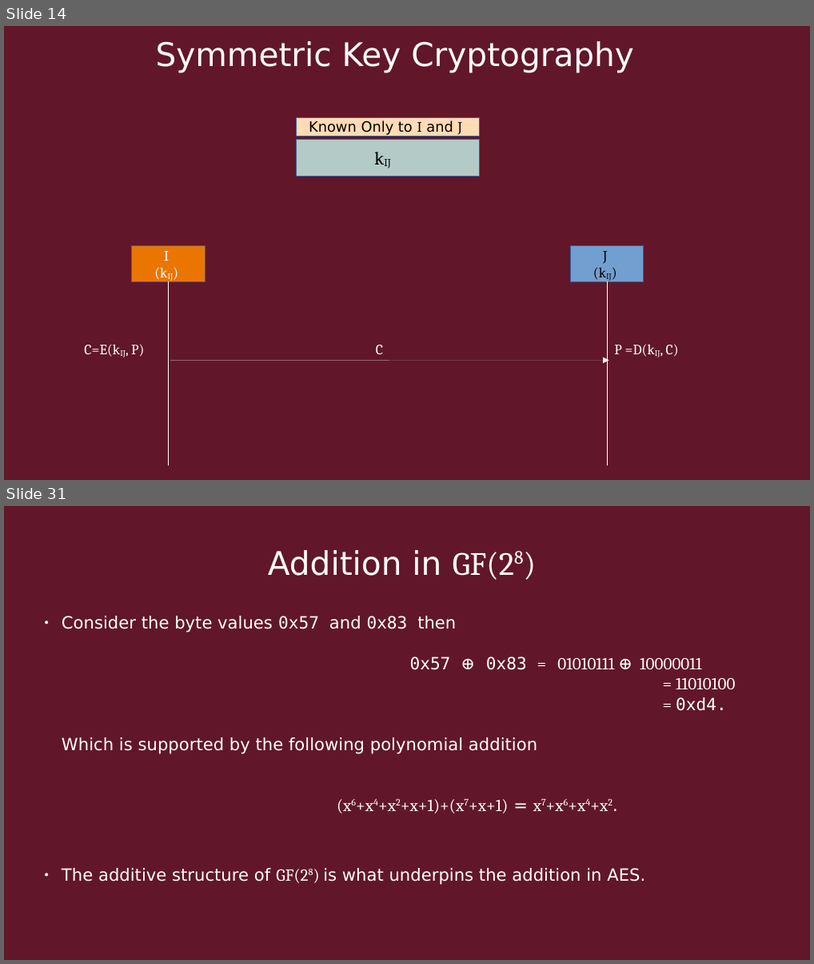
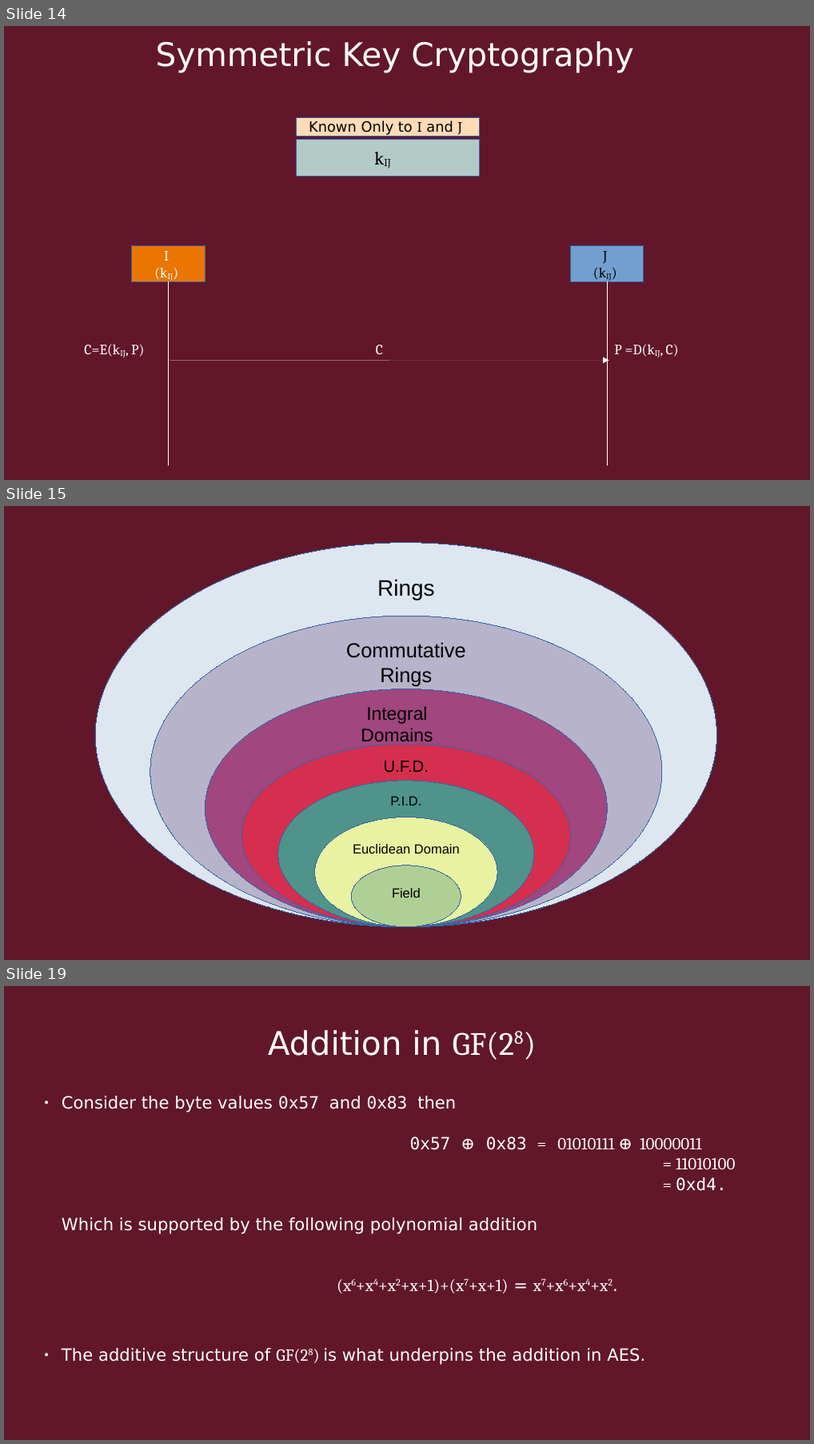
Before and after one commit to Quin-Darcy/seccom, a slide deck: presentation/cryptography_and_network_protocols.odp. Shown one above the other, each under a label of ours: slides 14 and 31 before the commit, slides 14, 15 and 19 after it; the slides between them are not shown. The pictures are 814x964 and 814x1444 pixels, drawn with LibreOffice and Linux fonts; fonts in the diff are those of the drawing. Boxes give left, top, right and bottom in pixels: in the first picture for what was removed or moved away, otherwise in the second. Text is boxed around its words. In the diff, an @@ line names an element or a change of style, - is before the commit and + after.

```diff
--- a/presentation/cryptography_and_network_protocols.odp
+++ b/presentation/cryptography_and_network_protocols.odp
@@ slide 15 added at [4,506,810,960], background #611729 @@
@@ ellipse added at [95,543,718,927], fill #DEE6EF, outline #3465A4 0 pt @@
@@ text added at [378,579,434,600], 22 pt, text #000000 @@
+Rings
@@ ellipse added at [150,616,662,927], fill #B7B3CA, outline #3465A4 0 pt @@
@@ text added at [346,642,466,686], 20 pt, text #000000 @@
+Commutative Rings
@@ ellipse added at [206,689,608,927], fill #A1467E, outline #3465A4 0 pt @@
@@ text added at [361,706,433,746], 18 pt, text #000000 @@
+Integral Domains
@@ ellipse added at [242,744,571,927], fill #D62E4E, outline #3465A4 0 pt @@
@@ text added at [384,760,429,772], 16 pt, text #000000 @@
+U.F.D.
@@ ellipse added at [278,780,534,927], fill #50938A, outline #3465A4 0 pt @@
@@ ellipse added at [315,817,498,927], fill #E8F2A1, outline #3465A4 0 pt @@
@@ text added at [390,796,422,805], 13 pt, text #000000 @@
+P.I.D.
@@ ellipse added at [351,865,462,927], fill #AFD095, outline #3465A4 0 pt @@
@@ text added at [353,844,460,853], 13 pt, text #000000 @@
+Euclidean Domain
@@ text added at [392,888,421,897], 13 pt, text #000000 @@
+Field
@@ what was slide 31 is now slide 19 @@
```
Also in this commit, not shown: 7 slides changed, 3 other slides added, 8 slides removed, 1 other file.
